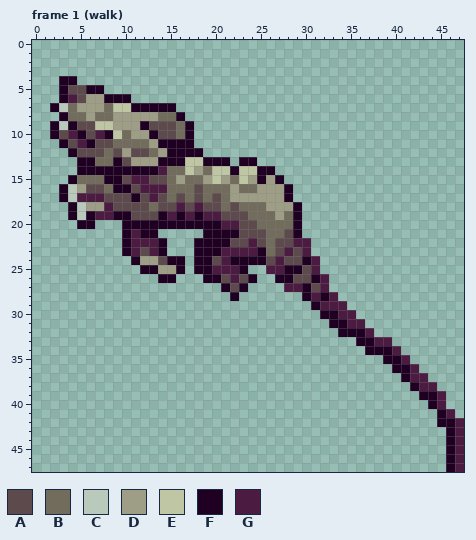
File history of a pixel-art file, src/assets/sprites/rat.ase. The first picture shows the starting point.
48x48 pixels, 8 frames. Shown: frame 1 (walk). The commit also changed other frames, which this record leaves out.
Visible layers, top first: "tail", "outline Copy", "le head", "back leg", "front front leg", "torso", "back front leg", "backest leg".
Palette (. is transparent): A #5c4a4d  B #726c5d  C #b9cabc  D #9e9e86  E #bec6a4  F #1f0023  G #4b1b42
Pixels before, frame 1 (walk), first column x 2:
 4 .FF...........................................
 5 .FAAFF........................................
 6 .FGADDFFF.....................................
 7 FCBDDDBEEFFFFF................................
 8 .FBBDBBDDDDDBBF...............................
 9 FCFAAEEDDDFAAABF..............................
10 FAGFAGFEBDDFAABF..............................
11 .FAGFAABBBBDFFFF..............................
12 ..FAAABADAABDFFFF.............................
13 ...FFBBFADDDFFFEEFFF.FF.......................
14 ...FFFFFFFFFGBBEDBEEFEEFF.....................
15 ..FBBBFFAGGAABDBBDEDBEDFDF....................
16 .FCDAABFFAGGGBBBABBBDBBDDDF...................
17 .FCGGGAAAFAGABABABABDDDDDDF...................
18 ..FCDDGAAAABAAGAGAABABBBDDDF..................
19 ..FCFGGFFAAAFGFGFGGAAABBBDBF..................
20 ...FF...FFFFFFFFFFFGGAABBBBF..................
21 ........FGFF.....FFFFAAABBAF..................
22 ........FGGGF...FFFFAAGABAAGG.................
23 ........FGAGF...FFFGGGGFBAGAG.................
24 .........FDDAFF.FFAGFFFFAGAAFG................
25 ..........FFDDF.FFGGGF..GGFFAG................
26 ............FF...FFAGAF..FFAAFG...............
27 ...................FAF....GGFAG...............
28 ....................F.......FGFG..............
29 .............................FGGG.............
30 ..............................FFGG............
31 ...............................FFGG...........
32 ................................FFFG..........
33 ..................................FFGG........
34 ...................................FFFG.......
35 .....................................FFG......
36 ......................................FFG.....
37 .......................................FGG....
38 ........................................FGG...
39 .........................................FFG..
40 ..........................................FG..
41 ...........................................FG.
42 ...........................................FFG
43 ............................................FG
44 ............................................FG
45 ............................................FG
46 ............................................FG
47 ............................................FG
The result:
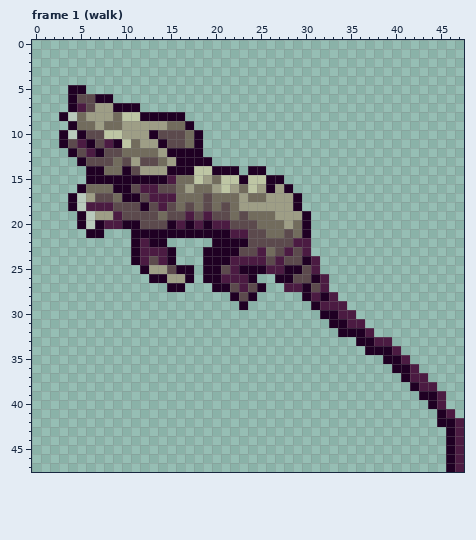
Change:
Changed rows in their new state; - is an unchanged pixel.
Frame 1 (walk):
first column x 2:
 4 -..--------------------------
 5 -.FF..-----------------------
 6 -.F-AF-..--------------------
 7 ..FGA-DFF-....---------------
 8 --C--DDBEEFFFF---------------
 9 ..-BBDBB--DDDB---------------
10 .FC--AE-D-----ABF------------
11 ------GFE-D--AABF------------
12 ----GFA-BBB------------------
13 ----AAAB--AABD-FF-..-..------
14 ---.--BB-ADDDFFFEEFF-.F-.----
15 --..FF--FFFFFGB-E-BEEFEEF----
16 -..FBB------AA-DB-DE--E-F----
17 -.FCDA-BF---GGB-BAB-B-BB--DF-
18 ----GG----FAG-B-B-BABDDD-----
19 --.FCDDGA---BAA-A-A-B-----DDF
20 ----CFGG--AAA-G-G-G-A-----DBF
21 ----FF--.F--FFFFF---GG-----BF
22 --------.F-F----..--FFA-A----
23 --------.FG-GF--.--FFAAG-----
24 ----------GAG-.-.-FFGGGG-----
25 -----------D-A-F.-FA--FF-----
26 -----------F-DDF---G-G-------
27 -------------FF---F--GAF-----
28 ---------------------AF------
29 ---------------------F-------
